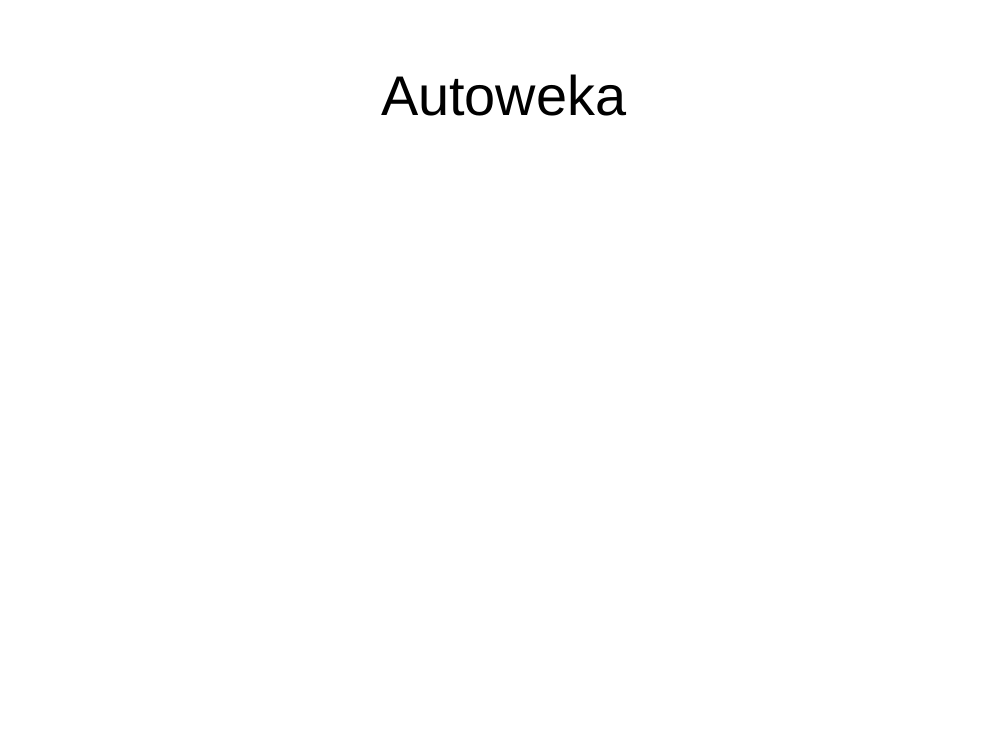
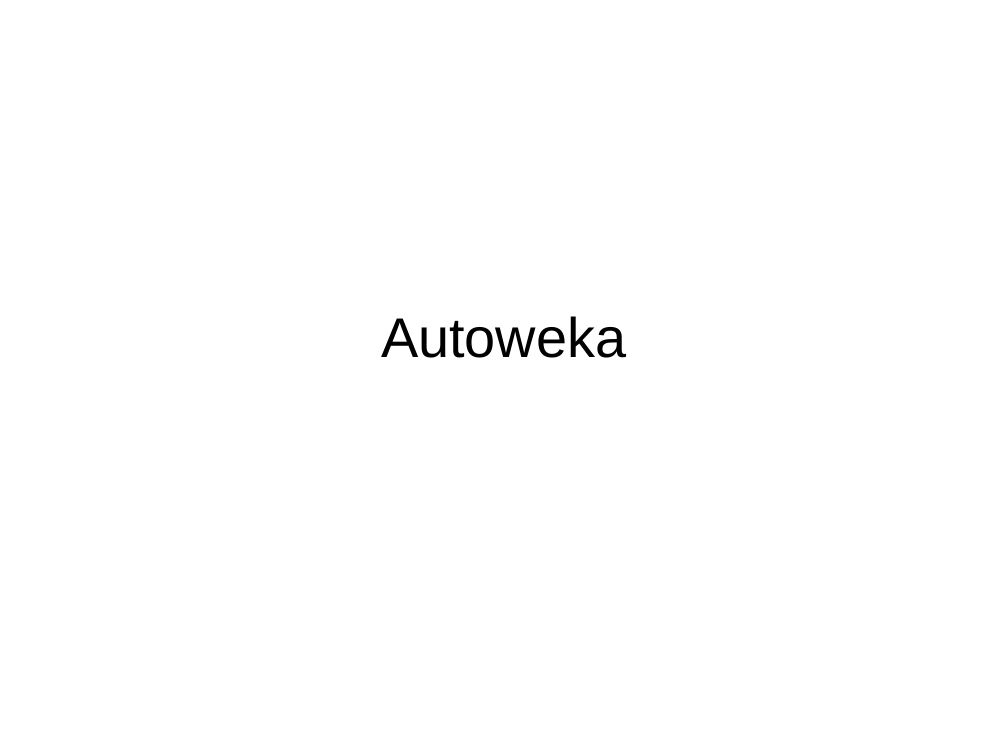
Before and after one commit to amueller/talks_odt, a slide deck: slide 31 of automating_machine_learning_scipy2016.odp (slide 28 before the commit). Drawn at 1008x756 pixels with LibreOffice and Linux fonts; fonts in the diff are those of the drawing. Boxes give left, top, right and bottom in pixels: in the first picture for what was removed or moved away, otherwise in the second. Text is boxed around its words. In the diff, an @@ line names an element or a change of style, - is before the commit and + after.

```diff
--- a/automating_machine_learning_scipy2016.odp
+++ b/automating_machine_learning_scipy2016.odp
@@ title "Autoweka": place and size @@
-title "Autoweka" at (381,74,626,116)
+title "Autoweka" at (381,316,626,358)
```
Also in this commit, not shown: 1 other slide changed, 7 slides added, 3 slides removed.
